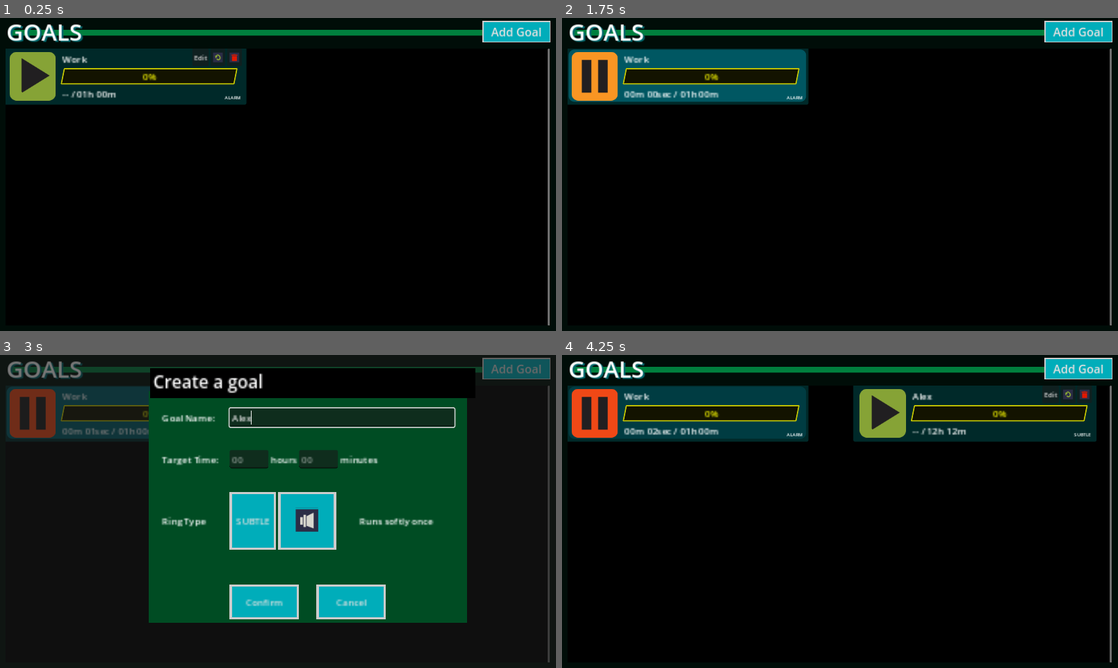
Above: before the commit, frames 1-4 (two rows, left to right).
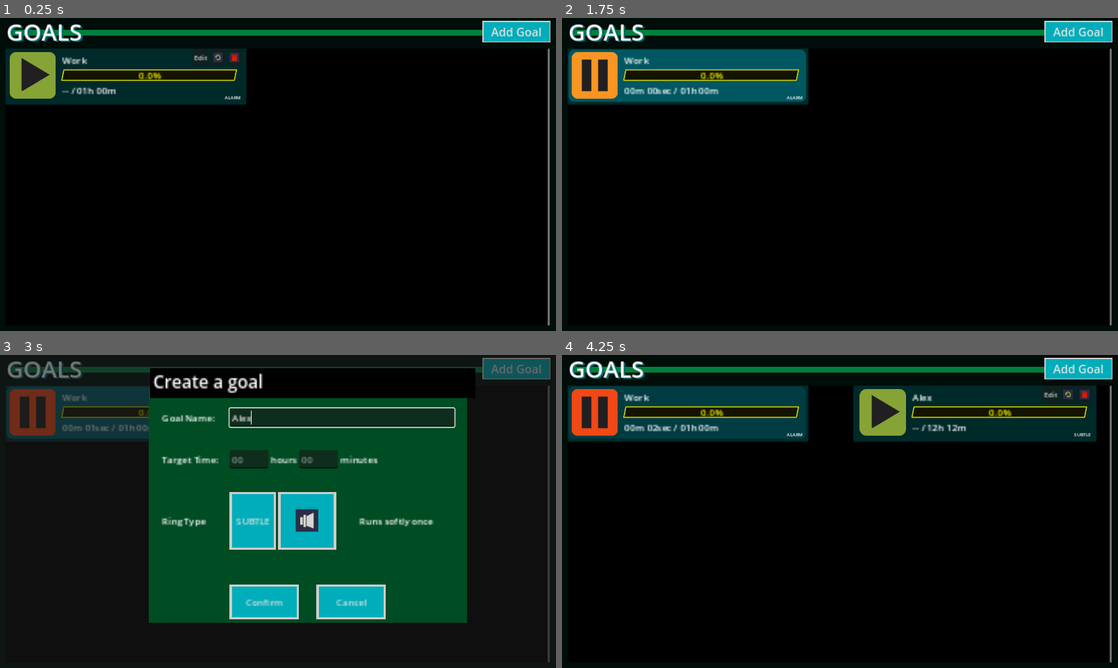
Above: after the commit, the same moments.

Repository: mathew-tran/productive
Game: Godot game, scene res://Main.tscn
The game is run twice, just before and just after one commit, with the same random seed, the same clock (stepped at 60 frames per second) and the same inputs. Sound files missing from this copy of the repository are replaced by a short silence.
Inputs (mouse positions are in pixels of both pictures, inside the frame that each line leads up to; where the layout moved, square brackets give the same spot in the first picture):
- Up to frame 1 (0.25 s): no input
- Up to frame 2 (1.75 s): click (778, 58) at 0.5 s; click (595, 74) [595, 77] at 1.25 s
- Up to frame 3 (3 s): click "Add Goal" at 2 s; click (344, 417) at 2.77 s; type "Alex" at 2.85 s
- Up to frame 4 (4.25 s): click (812, 458) at 3 s; type "12" at 3.08 s; click (878, 458) at 3.23 s; type "12" at 3.32 s; click "Confirm" at 3.5 s

The runs differ from the first frame. In frame 1, 1.3% of the frame differs, in the area x 1-43%, y 12-27%; in frame 2, 1.5%; in frame 3, 0.8%; in frame 4, 2.8%, in the area x 1-95%, y 11-27%.

Commit message:
update pad decimal on progress text

Diff:
--- a/Scenes/Goal.tscn
+++ b/Scenes/Goal.tscn
@@ -134,12 +134,22 @@
 mouse_filter = 2
 
 [node name="ProgressBar" type="ProgressBar" parent="HBoxContainer/VBoxContainer/HBoxContainer"]
-custom_minimum_size = Vector2(300, 0)
+custom_minimum_size = Vector2(300, 20)
 layout_mode = 2
 mouse_filter = 2
 theme_override_styles/background = SubResource("StyleBoxFlat_e342l")
 theme_override_styles/fill = SubResource("StyleBoxFlat_g4e0k")
 value = 60.0
+show_percentage = false
+
+[node name="ProgressPercent" type="Label" parent="HBoxContainer/VBoxContainer/HBoxContainer/ProgressBar"]
+layout_mode = 0
+offset_top = -2.0
+offset_right = 301.0
+offset_bottom = 21.0
+text = "20"
+horizontal_alignment = 1
+vertical_alignment = 1
 
 [node name="HoursWorked" type="Label" parent="HBoxContainer/VBoxContainer"]
 layout_mode = 2
--- a/Scripts/Goal.gd
+++ b/Scripts/Goal.gd
@@ -7,6 +7,7 @@
 @onready var GoalTitle = $HBoxContainer/VBoxContainer/GoalTitle
 @onready var HoursWorked = $HBoxContainer/VBoxContainer/HoursWorked
 @onready var CompletionProgress = $HBoxContainer/VBoxContainer/HBoxContainer/ProgressBar
+@onready var ProgressPercentText = $HBoxContainer/VBoxContainer/HBoxContainer/ProgressBar/ProgressPercent
 
 var StoredSeconds = 0.0
 @export var GoalInHours = 40
@@ -74,6 +75,7 @@
 	var totalSeconds = GetTotalSeconds()
 	HoursWorked.text = ConvertSecondsIntoText(totalSeconds) + " / " + GetGoalText()
 	CompletionProgress.value = totalSeconds
+	ProgressPercentText.text = str(snapped(((totalSeconds / CompletionProgress.max_value)* 100), .01)).pad_decimals(1) + "%"
 
 	if totalSeconds >= CompletionProgress.max_value:
 		HoursWorked.modulate = Color.GREEN
